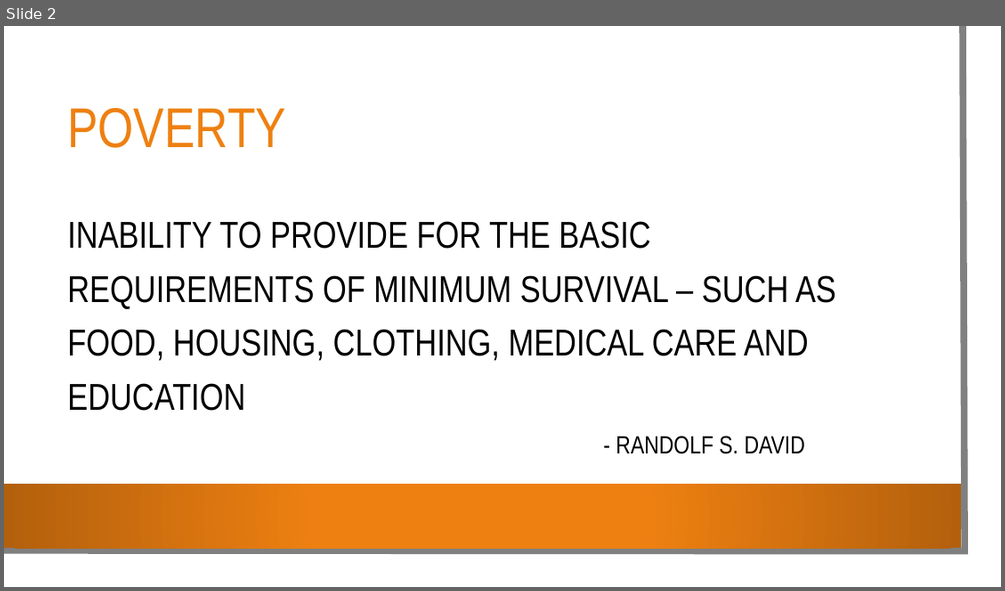
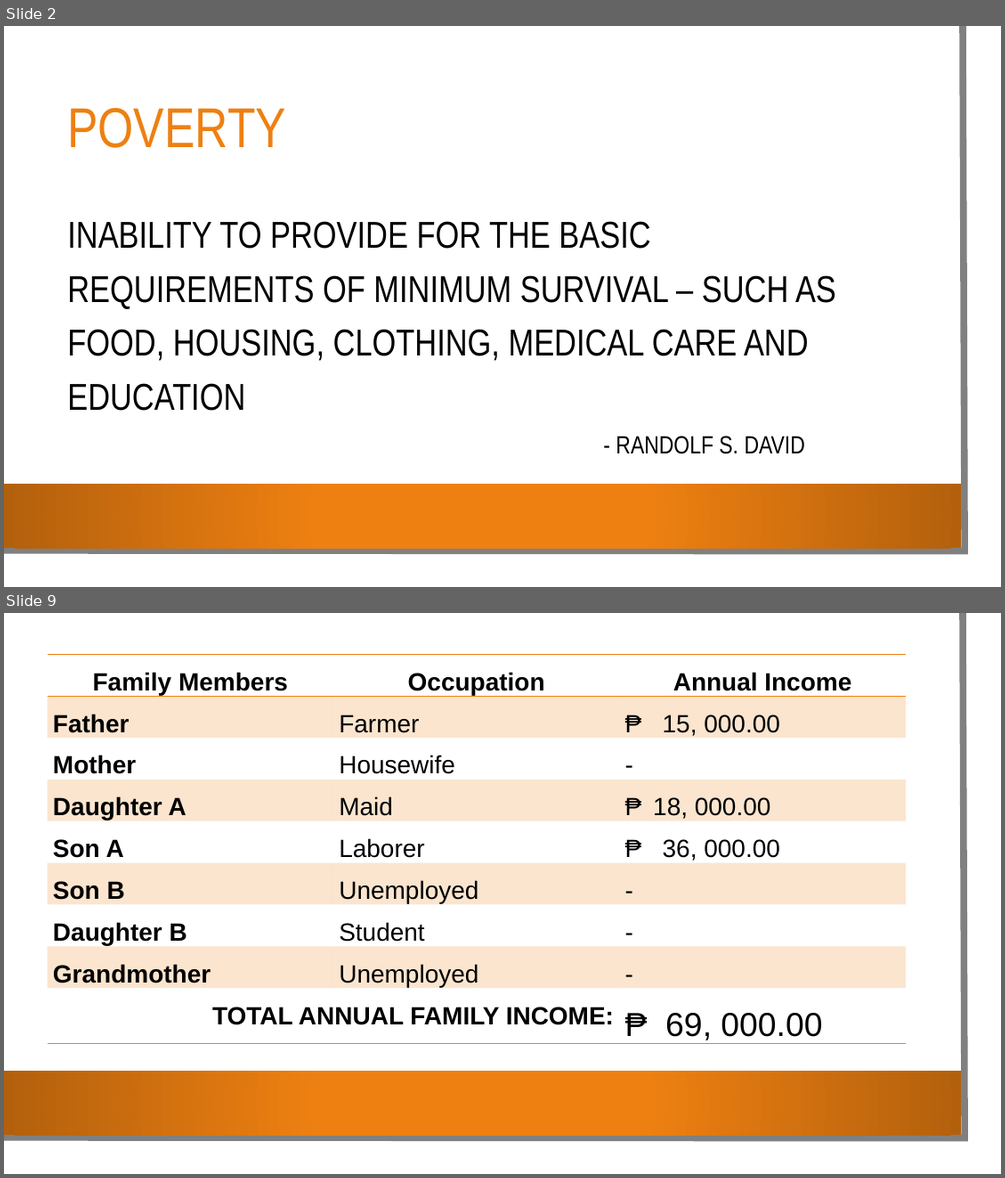
Before and after one commit to jcheramia7/IBMDESC-Poverty, a slide deck: Documentation/Poverty.pptx. Shown one above the other, each under a label of ours: slide 2 before the commit, slides 2 and 9 after it; the slides between them are not shown. The pictures are 1005x591 and 1005x1178 pixels, drawn with LibreOffice and Linux fonts; fonts in the diff are those of the drawing; background and template pictures are left out. Boxes give left, top, right and bottom in pixels: in the first picture for what was removed or moved away, otherwise in the second. Text is boxed around its words. In the diff, an @@ line names an element or a change of style, - is before the commit and + after.

```diff
--- a/Documentation/Poverty.pptx
+++ b/Documentation/Poverty.pptx
@@ slide 9 added at bbox=[4, 613, 1001, 1174], background picture (left out); not listed: 3 template elements that a slide beside it also shows @@
@@ table added at bbox=[48, 654, 906, 1044], 9 rows, 3 columns @@
+Family Members | Occupation | Annual Income
+Father | Farmer | ₱ 15, 000.00
+Mother | Housewife | -
+Daughter A | Maid | 18, 000.00
+Son A | Laborer | ₱ 36, 000.00
+Son B | Unemployed | -
+Daughter B | Student | -
+Grandmother | Unemployed | -
+TOTAL ANNUAL FAMILY INCOME: |  | ₱ 69, 000.00
```
Also in this commit, not shown: 11 other slides added, 9 slides removed, 1 other file.
